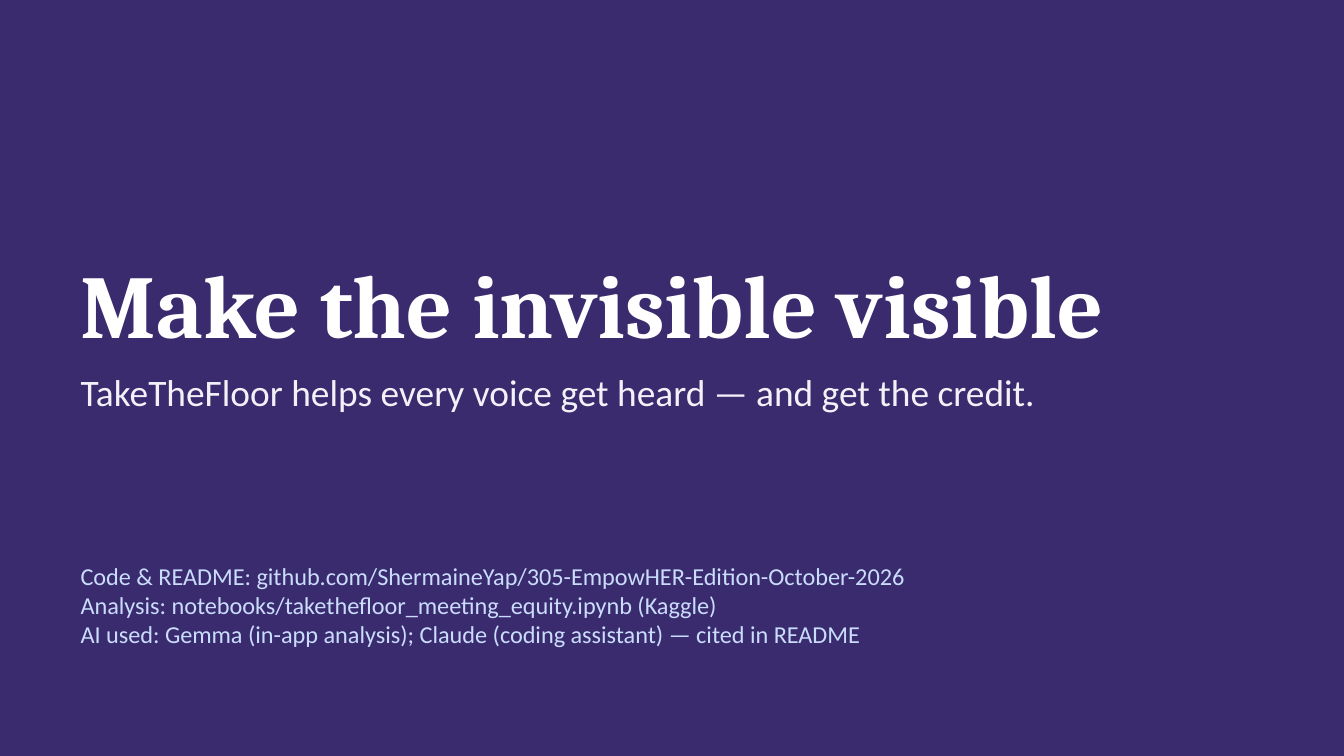
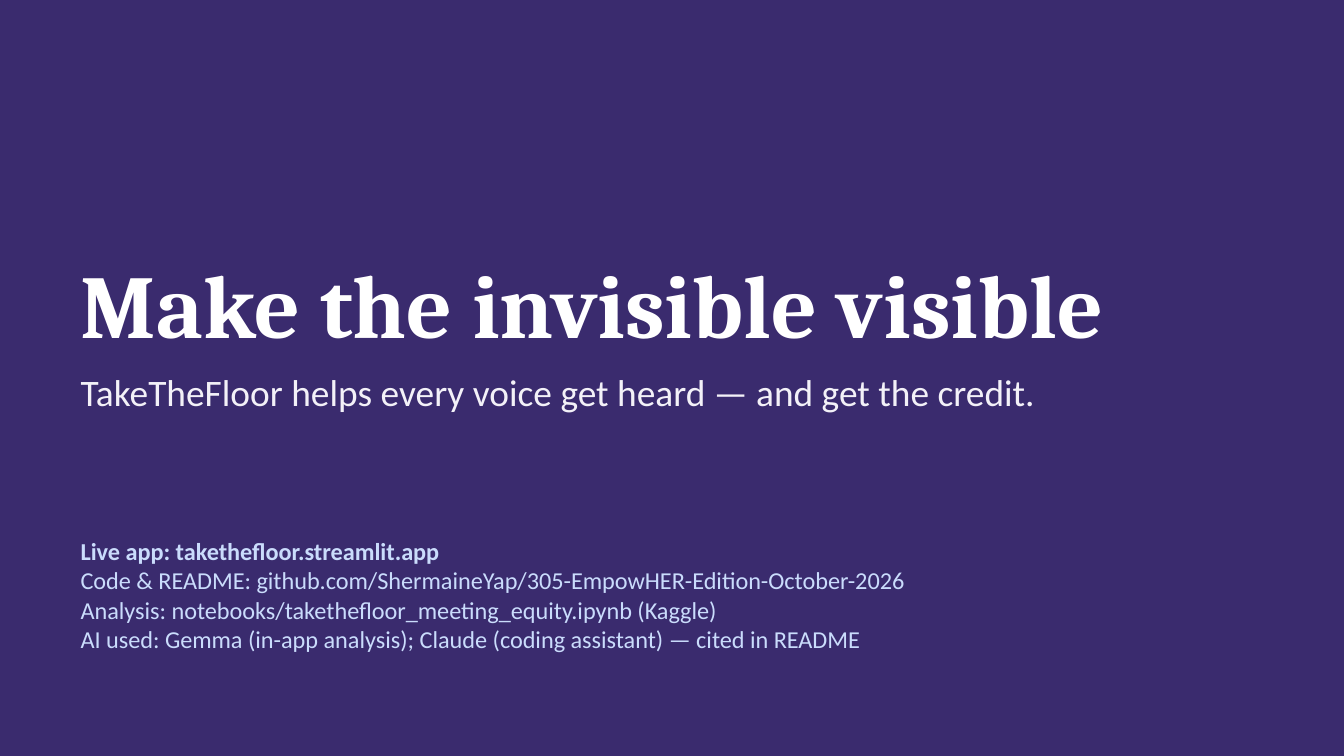
Before and after one commit to ShermaineYap/305-EmpowHER-Edition-October-2026, a slide deck: slide 10 of slides/TakeTheFloor_pitch_deck.pptx. Drawn at 1344x756 pixels with LibreOffice and Linux fonts; fonts in the diff are those of the drawing. Boxes give left, top, right and bottom in pixels: in the first picture for what was removed or moved away, otherwise in the second. Text is boxed around its words. In the diff, an @@ line names an element or a change of style, - is before the commit and + after.

```diff
--- a/slides/TakeTheFloor_pitch_deck.pptx
+++ b/slides/TakeTheFloor_pitch_deck.pptx
@@ text "Live app: takethefloor.streamlit.app" moved from (x1=81, y1=568, x2=905, y2=647) to (x1=81, y1=543, x2=905, y2=652) @@
@@ text at (x1=81, y1=543, x2=440, y2=564): paragraph added @@
+Live app: takethefloor.streamlit.app
```
Also in this commit, not shown: 1 other slide changed, 6 other files.
